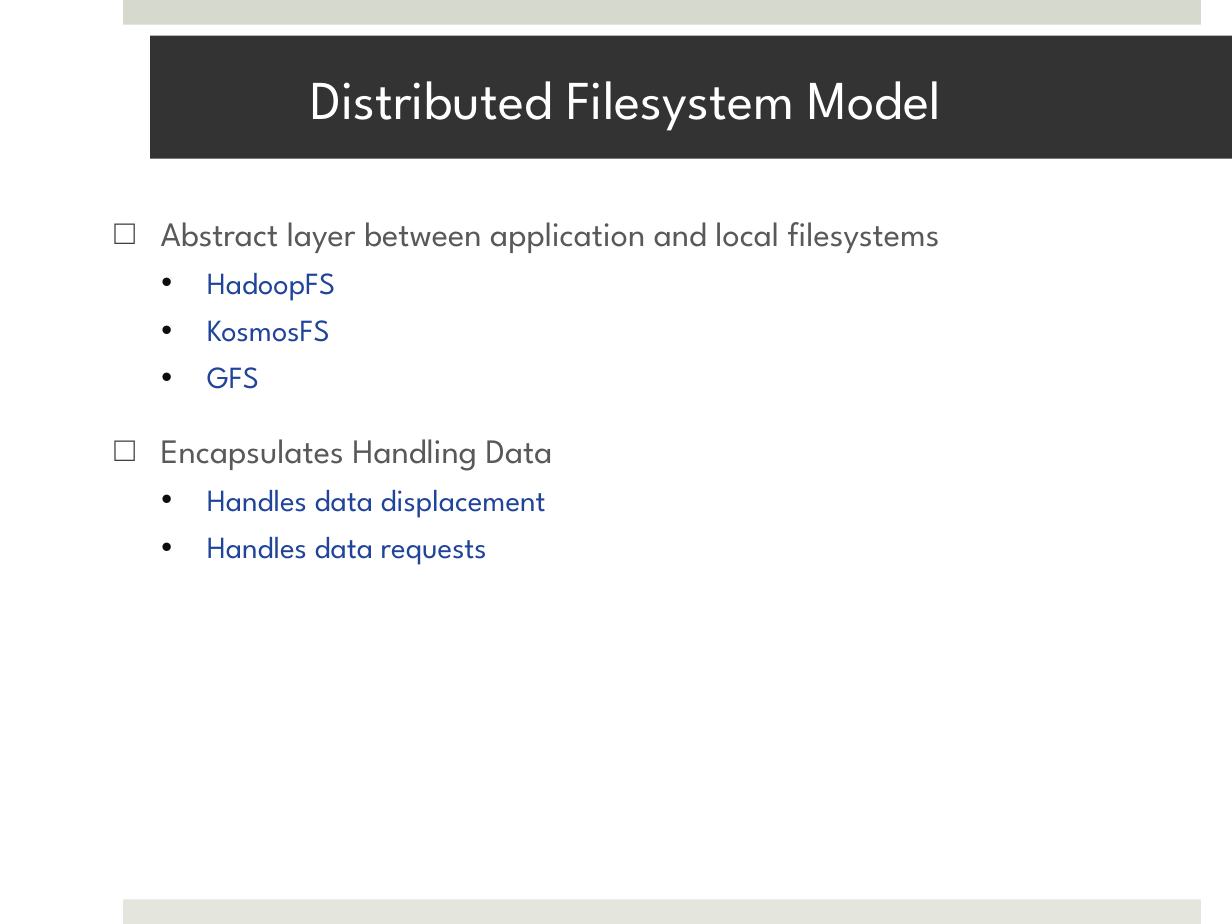
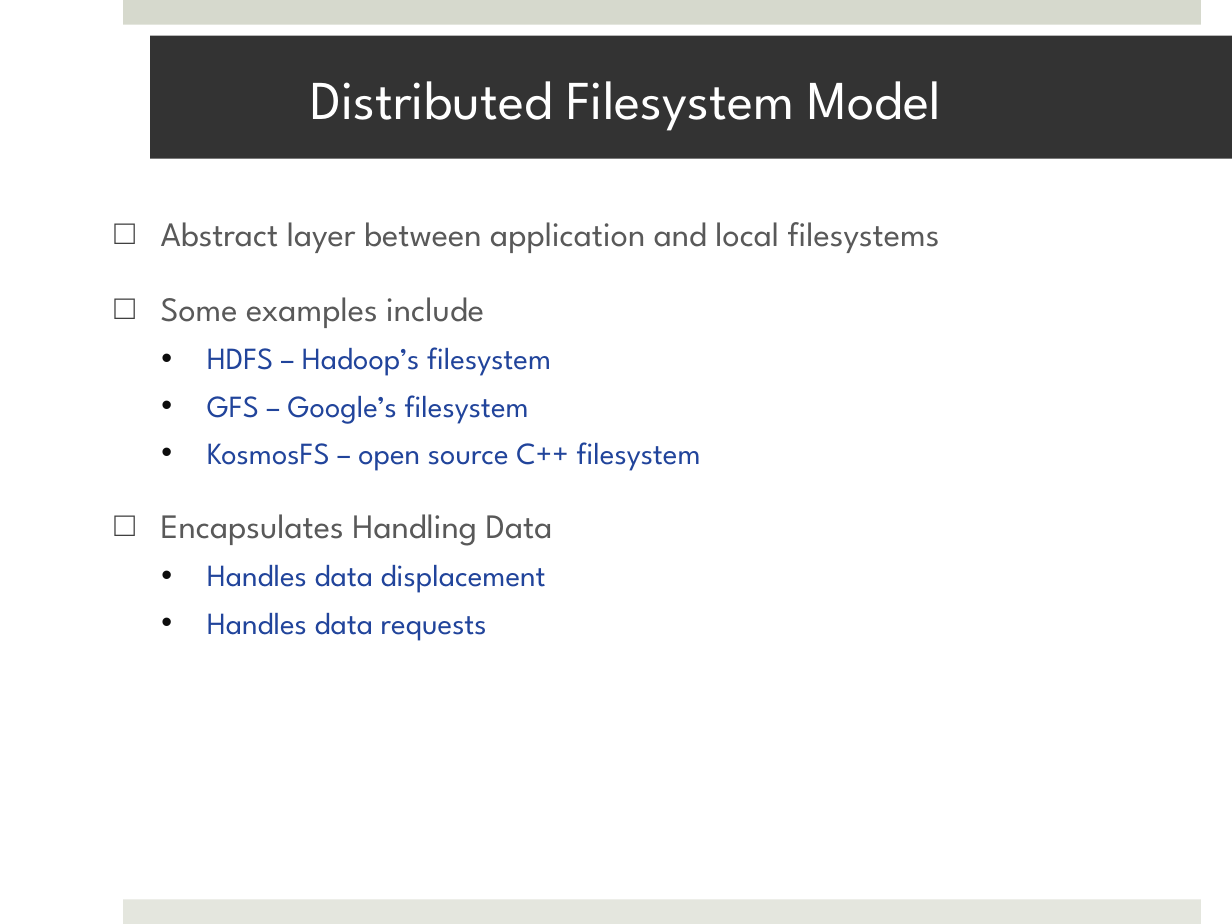
Before and after one commit to saga-project/saga-cpp-legacy-projects, a slide deck: slide 12 of papers/data_intensive/eScience09/RoyalSocietyPresentation.pptx (slide 5 before the commit). Drawn at 1232x924 pixels with LibreOffice and Linux fonts; fonts in the diff are those of the drawing; background and template pictures are left out. Boxes give left, top, right and bottom in pixels: in the first picture for what was removed or moved away, otherwise in the second. Text is boxed around its words. In the diff, an @@ line names an element or a change of style, - is before the commit and + after.

```diff
--- a/papers/data_intensive/eScience09/RoyalSocietyPresentation.pptx
+++ b/papers/data_intensive/eScience09/RoyalSocietyPresentation.pptx
@@ text at [161, 297, 701, 471]: text changed @@
-  • HadoopFS
-  • KosmosFS
-  • GFS
+□ Some examples include
+  • HDFS – Hadoop’s filesystem
+  • GFS – Google’s filesystem
+  • KosmosFS – open source C++ filesystem
```
Also in this commit, not shown: 7 other slides changed, 5 slides added, 2 slides removed, 1 other file.
